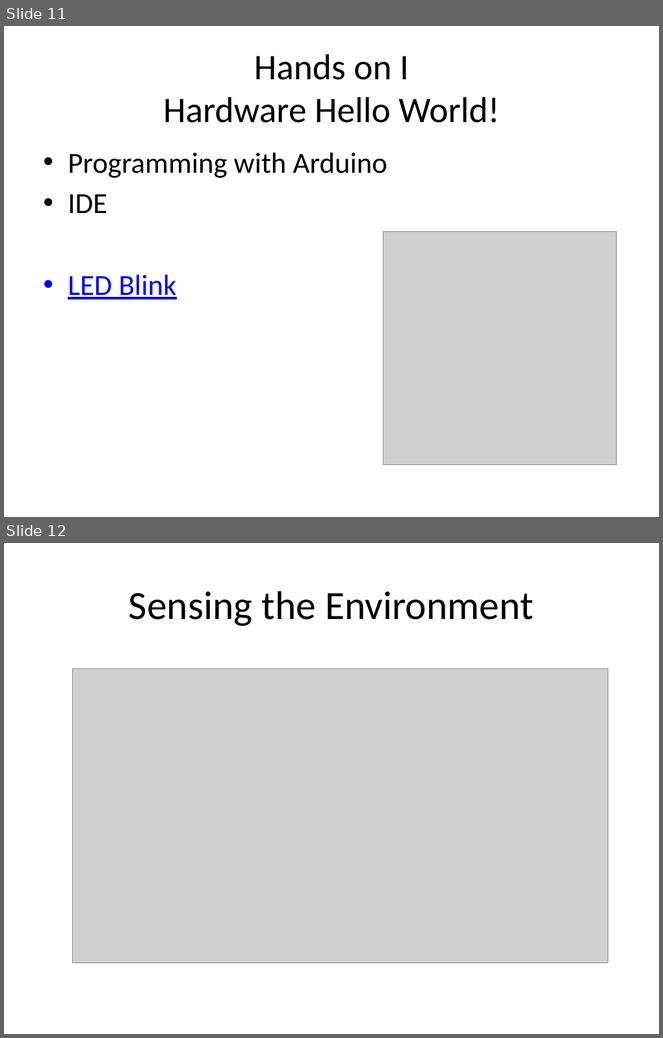
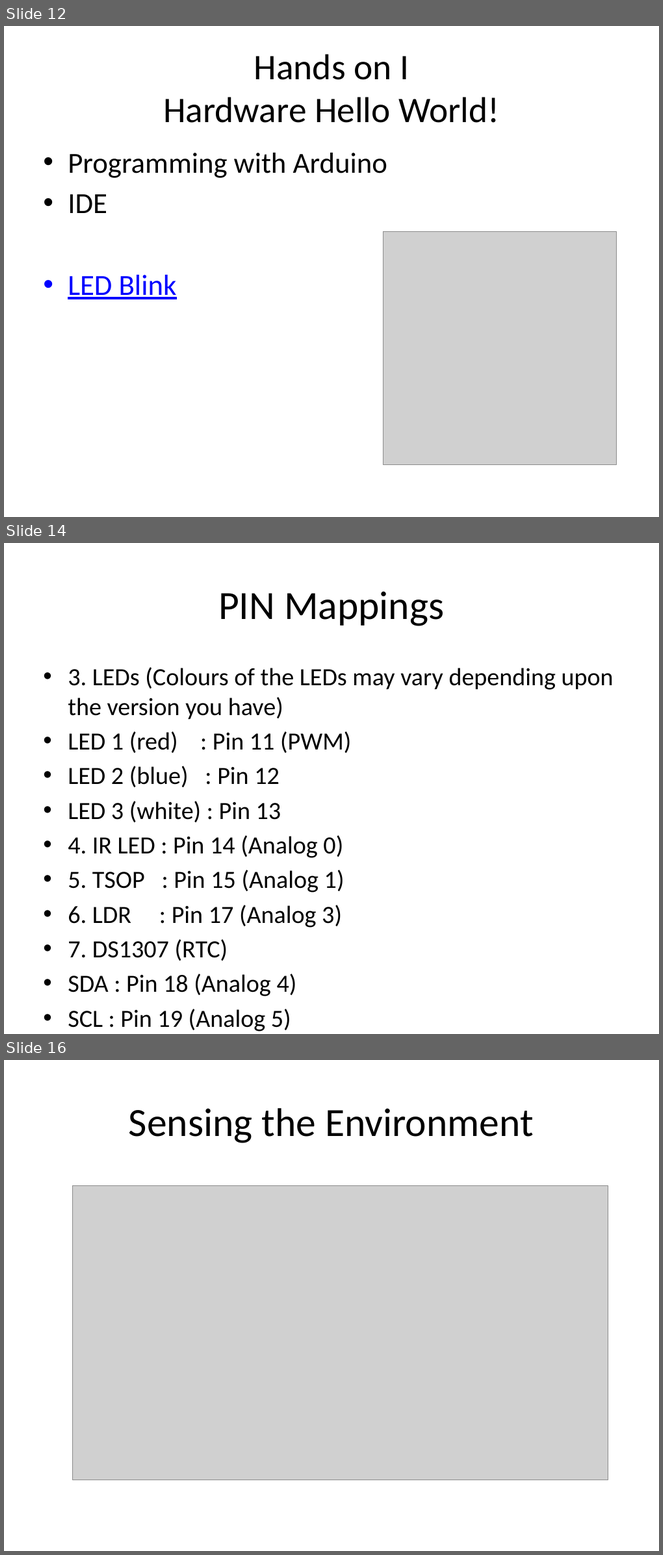
Before and after one commit to doothings/Arduino-101, a slide deck: Presentation.pptx. Shown one above the other, each under a label of ours: slides 11 and 12 before the commit, slides 12, 14 and 16 after it; the slides between them are not shown. The pictures are 663x1038 and 663x1555 pixels, drawn with LibreOffice and Linux fonts; fonts in the diff are those of the drawing; grey boxes stand for pictures. Boxes give left, top, right and bottom in pixels: in the first picture for what was removed or moved away, otherwise in the second. Text is boxed around its words. In the diff, an @@ line names an element or a change of style, - is before the commit and + after.

Commit message:
Ppt updated

```diff
--- a/Presentation.pptx
+++ b/Presentation.pptx
@@ slide 14 added at [4, 543, 659, 1034], background #FFFFFF @@
@@ title added at [218, 591, 444, 626], 44 pt, text #000000 @@
+PIN Mappings
@@ text added at [68, 667, 614, 997], 27.2 pt, text #000000 @@
+• 3. LEDs (Colours of the LEDs may vary depending upon the version you have)
+• LED 1 (red) : Pin 11 (PWM)
+• LED 2 (blue) : Pin 12
+• LED 3 (white) : Pin 13
+• 4. IR LED : Pin 14 (Analog 0)
+• 5. TSOP : Pin 15 (Analog 1)
+• 6. LDR : Pin 17 (Analog 3)
+• 7. DS1307 (RTC)
+• SDA : Pin 18 (Analog 4)
+• SCL : Pin 19 (Analog 5)
@@ what was slide 11 is now slide 12 @@
@@ what was slide 12 is now slide 16 @@
```
Also in this commit, not shown: 3 other slides added, 1 other file.
